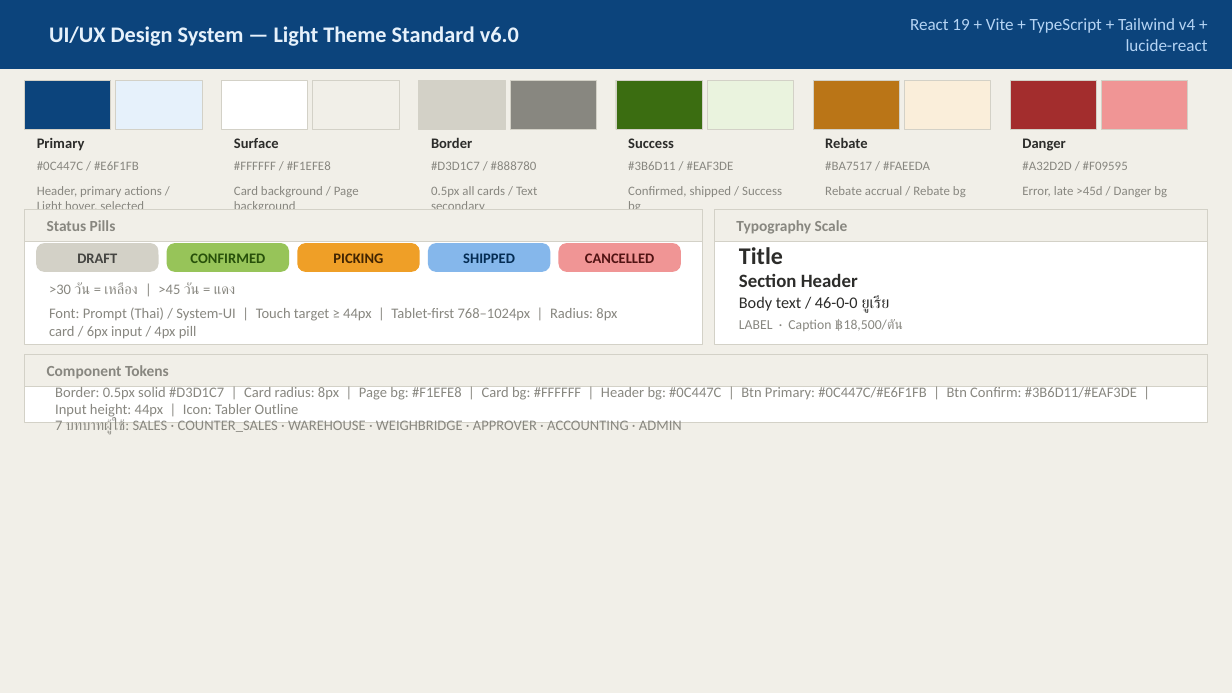
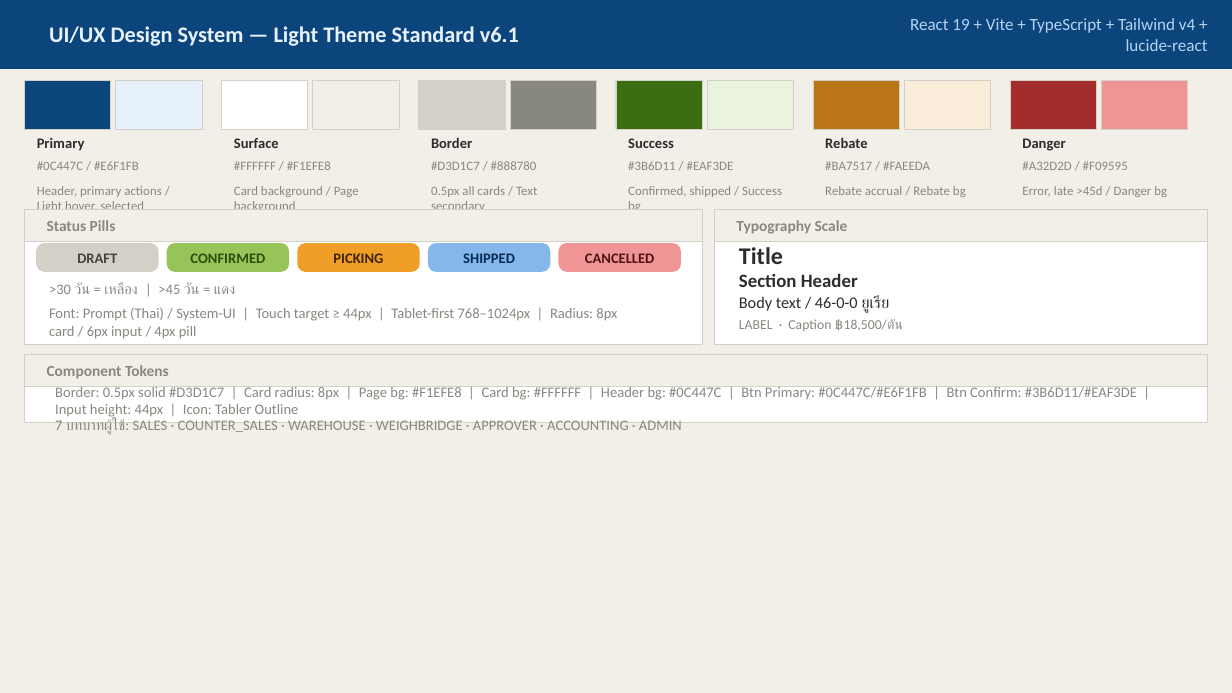
Before and after one commit to thirayume/winspeed-connect, a slide deck: slide 5 of refs/WorldFert_Presentation_v6.pptx. Drawn at 1232x693 pixels with LibreOffice and Linux fonts; fonts in the diff are those of the drawing. Boxes give left, top, right and bottom in pixels: in the first picture for what was removed or moved away, otherwise in the second. Text is boxed around its words. In the diff, an @@ line names an element or a change of style, - is before the commit and + after.

```diff
--- a/refs/WorldFert_Presentation_v6.pptx
+++ b/refs/WorldFert_Presentation_v6.pptx
@@ text at <box>49,26,519,46</box>: text changed @@
-UI/UX Design System — Light Theme Standard v6.0
+UI/UX Design System — Light Theme Standard v6.1
```
Also in this commit, not shown: 4 other slides changed, 1 slide added, 2 other files.
